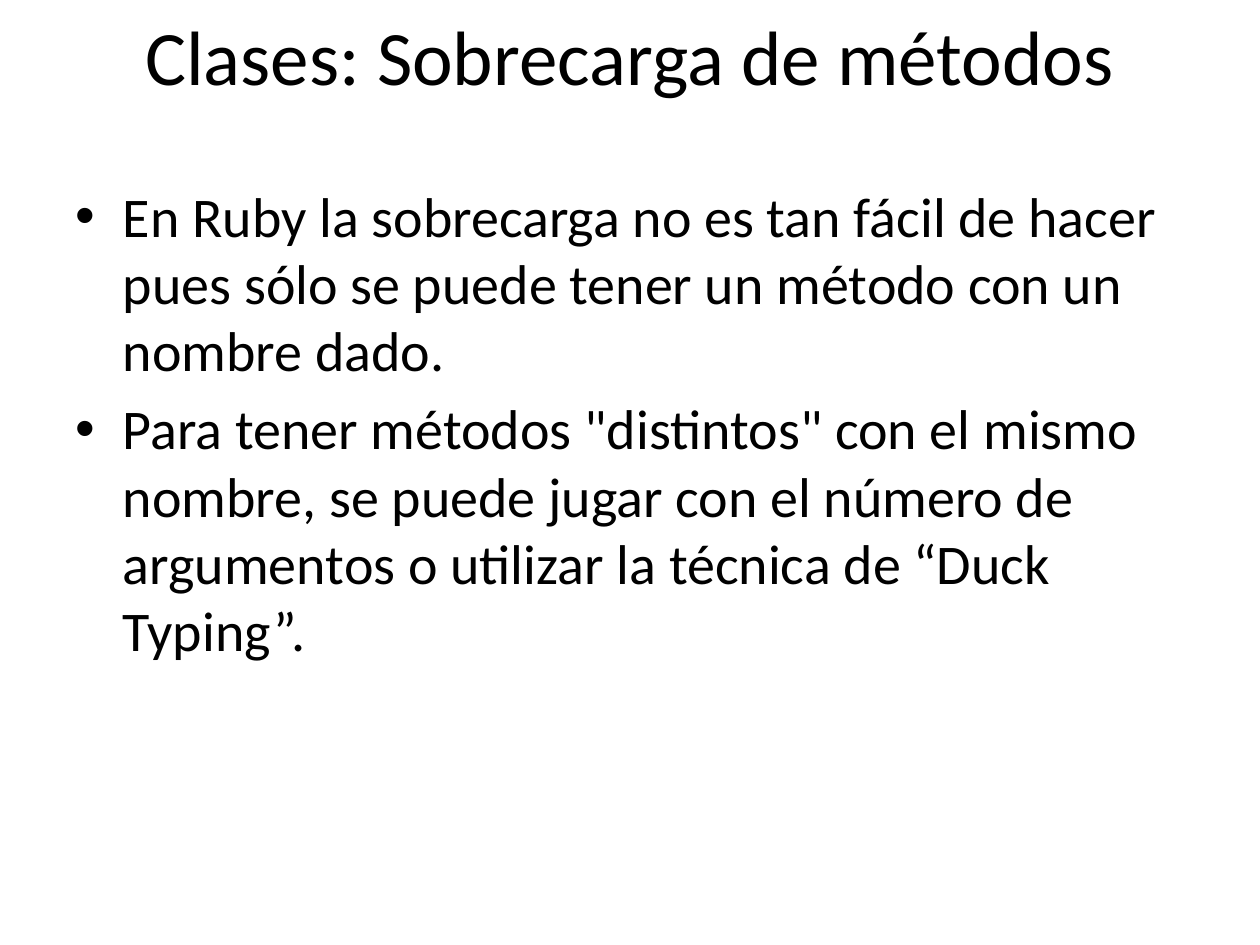
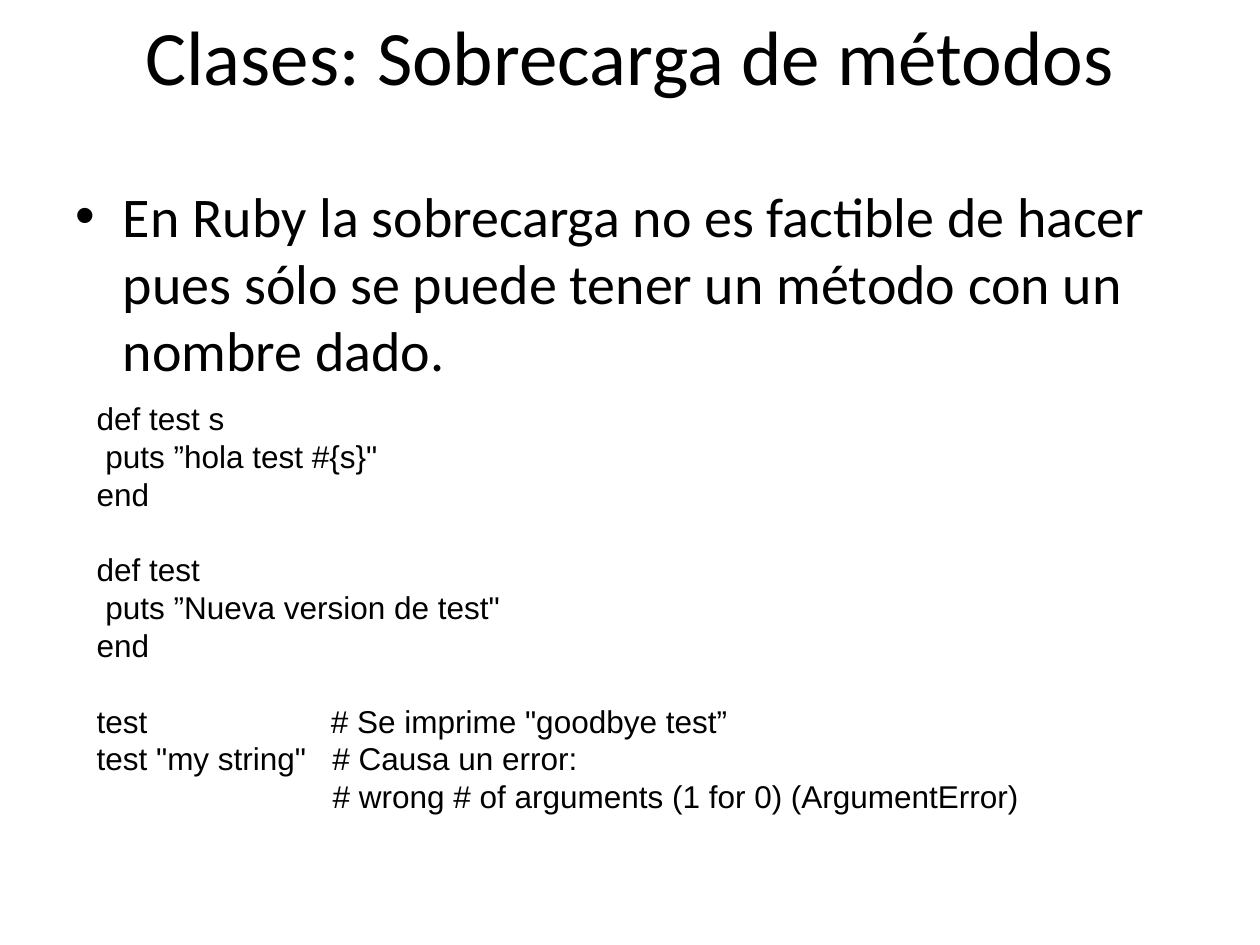
Before and after one commit to rarodriguez/curso_rails, a slide deck: slide 19 of presentaciones/Clase 2-Introduccion a Ruby.pptx (slide 15 before the commit). Drawn at 1260x945 pixels with LibreOffice and Linux fonts; fonts in the diff are those of the drawing; background and template pictures are left out. Boxes give left, top, right and bottom in pixels: in the first picture for what was removed or moved away, otherwise in the second. Text is boxed around its words. In the diff, an @@ line names an element or a change of style, - is before the commit and + after.

Commit message:
Agregando la presentacion final de la clase 2, asi como un boceto de lo que se va a hacer en la clase 3

```diff
--- a/presentaciones/Clase 2-Introduccion a Ruby.pptx
+++ b/presentaciones/Clase 2-Introduccion a Ruby.pptx
@@ text at <box>123,198,1144,372</box>: text changed @@
-• En Ruby la sobrecarga no es tan fácil de hacer pues sólo se puede tener un método con un nombre dado.
-• Para tener métodos "distintos" con el mismo nombre, se puede jugar con el número de argumentos o utilizar la técnica de “Duck Typing”.
+• En Ruby la sobrecarga no es factible de hacer pues sólo se puede tener un método con un nombre dado.
@@ text added at <box>97,407,1018,814</box>, 18 pt, text #000000 @@
+def test s
+puts ”hola test #{s}"
+end
+def test
+puts ”Nueva version de test"
+end
+test # Se imprime "goodbye test”
+test "my string" # Causa un error:
+# wrong # of arguments (1 for 0) (ArgumentError)
```
Also in this commit, not shown: 5 other slides changed, 8 slides added, 1 slide removed, 2 other files.
